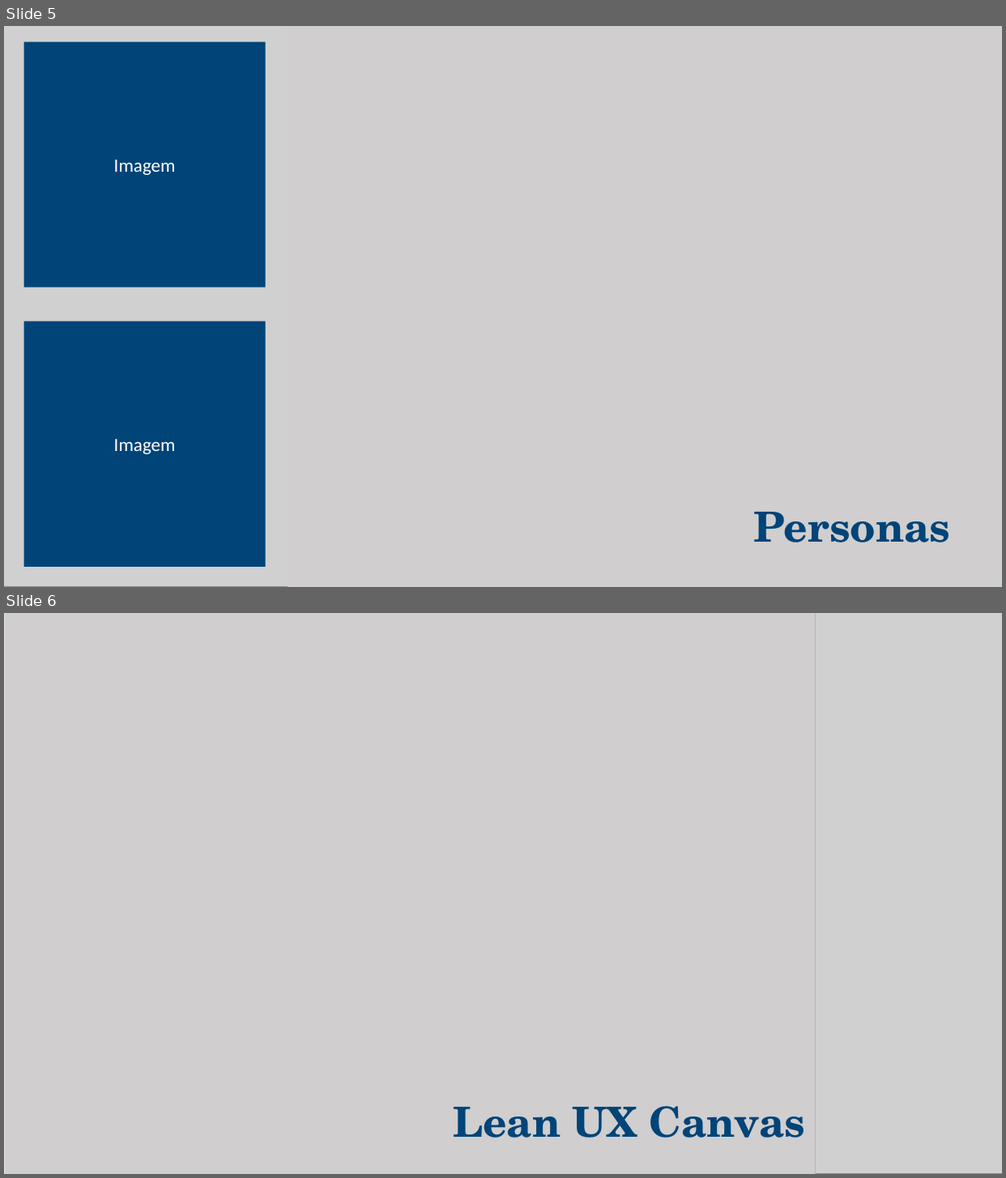
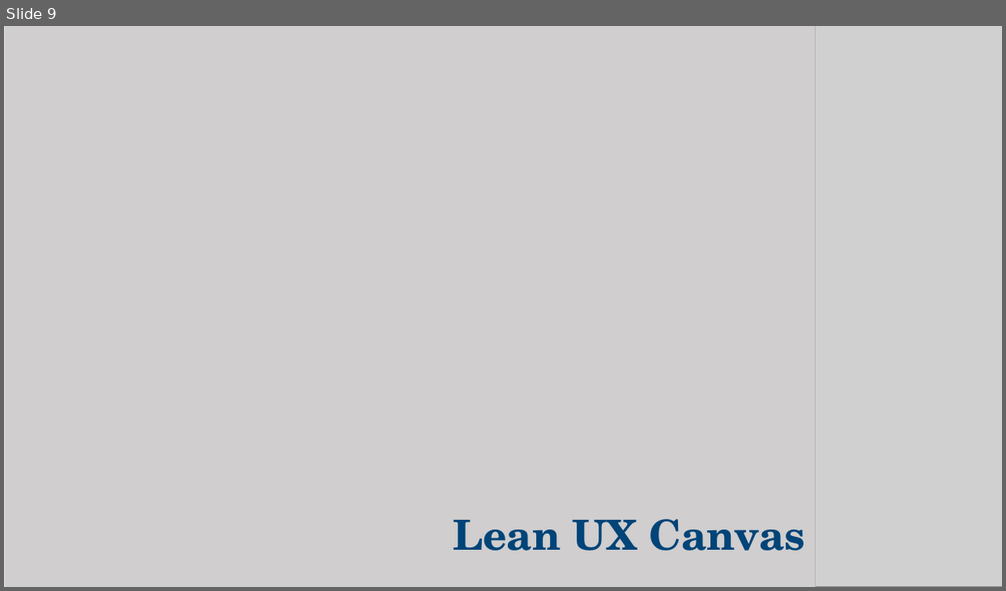
Before and after one commit to Nicolas-Gonzaga/ekranSystem, a slide deck: Gabriela/Documentação/Modelo de Apresentação - eKran 1.pptx. Shown one above the other, each under a label of ours: slides 5 and 6 before the commit, slide 9 after it. The pictures are 1006x1178 and 1006x591 pixels, drawn with LibreOffice and Linux fonts; fonts in the diff are those of the drawing; grey boxes stand for pictures. Boxes give left, top, right and bottom in pixels: in the first picture for what was removed or moved away, otherwise in the second. Text is boxed around its words. In the diff, an @@ line names an element or a change of style, - is before the commit and + after.

```diff
--- a/Gabriela/Documentação/Modelo de Apresentação - eKran 1.pptx
+++ b/Gabriela/Documentação/Modelo de Apresentação - eKran 1.pptx
@@ slide 5 removed at (4,26,1002,587), background #FFFFFF @@
@@ picture removed at (4,26,316,587) @@
@@ rectangle removed at (24,41,266,288) @@
-Imagem
@@ rectangle removed at (288,26,1002,587) @@
@@ rectangle removed at (24,322,266,567) @@
-Imagem
@@ text removed at (754,512,951,543) @@
-Personas
@@ what was slide 6 is now slide 9 @@
```
Also in this commit, not shown: 6 slides changed, 6 slides added, 3 other slides removed.
